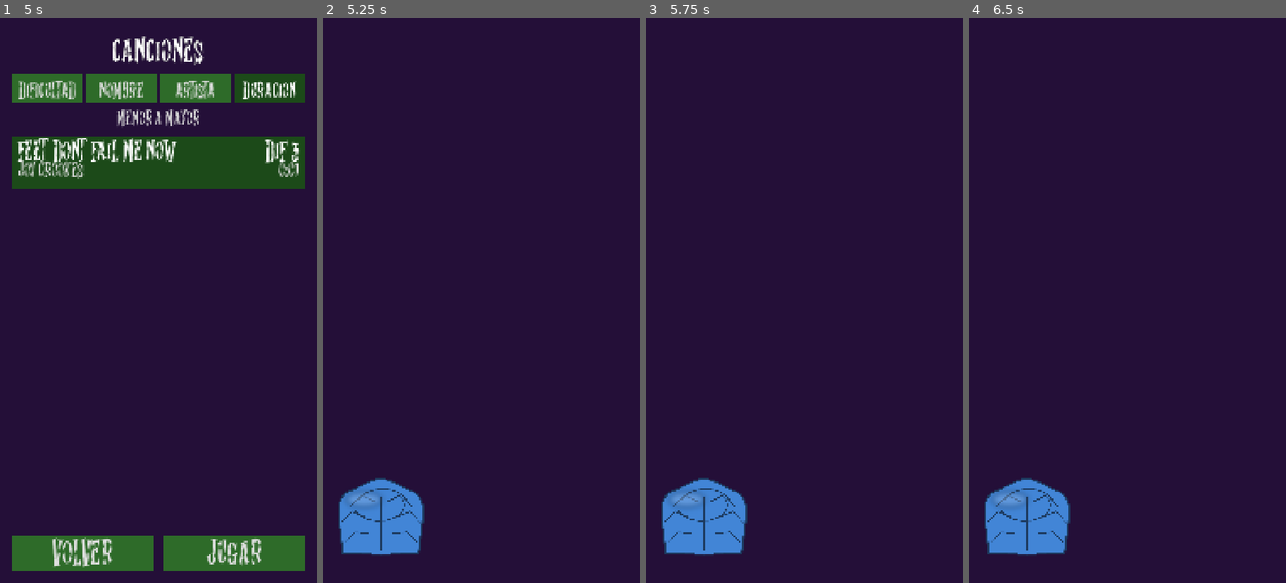
Above: before the commit, frames 1-4 (left to right).
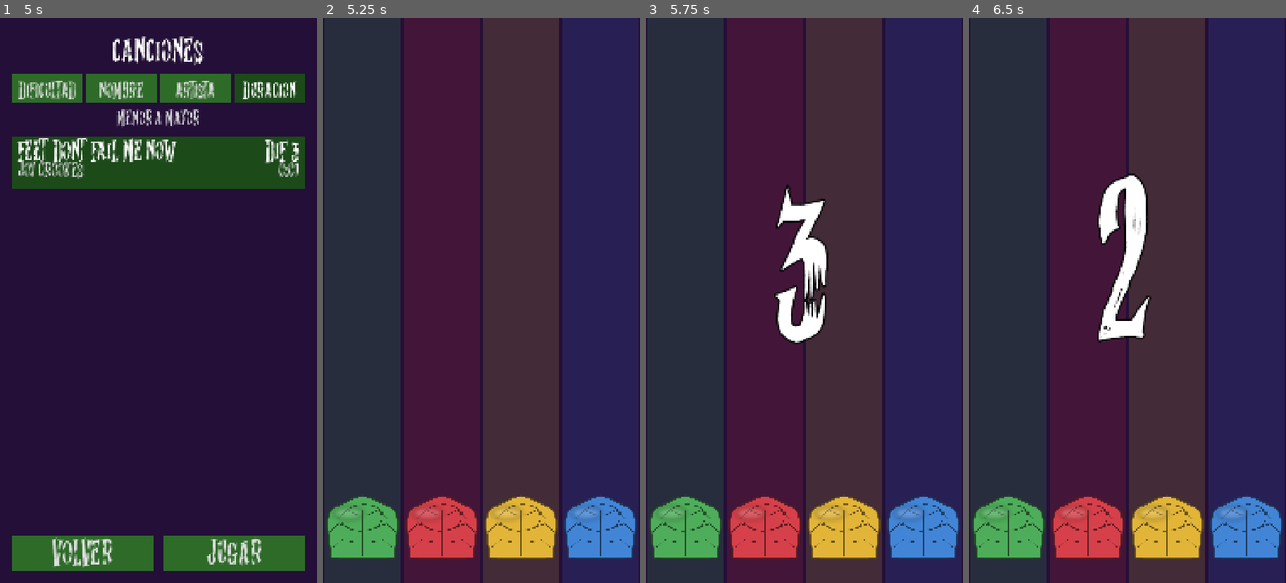
Above: after the commit, the same moments.

Repository: MarioAstorgaH/DancingDeadDystopia
Game: Godot game, scene res://menu/screen_main_menu.tscn
Two runs of this game, one before a commit and one after it. Both use one fixed random seed, a clock stepped at 60 frames per second and the inputs below. Sound files missing from this copy of the repository are replaced by a short silence.
Inputs (mouse positions are in pixels of both pictures, inside the frame that each line leads up to):
- Up to frame 1 (5 s): click "JUGAR" at 0.5 s; click "DIFICULTAD" at 1.25 s; click "NOMBRE" at 2 s; click "ARTISTA" at 2.75 s; click "DURACION" at 3.5 s; click (158, 164) at 4.25 s
- Up to frame 2 (5.25 s): click "JUGAR" at 5 s
- Up to frame 3 (5.75 s): no input
- Up to frame 4 (6.5 s): no input

Frame 1 is identical in both runs. In frame 2, 96% of the frame differs, in the area x 0-100%, y 0-100%; in frame 3, 96%; in frame 4, 96%.
Error before the commit: Parse Error: Could not find type "Hud" in the current scope. (res://game/gameplay.gd:16)

Commit message:
feat(hud): add buttons and rails for gameplay

Diff:
--- a/hud/blue_button.gd
+++ /dev/null
@@ -1,15 +0,0 @@
-extends TouchScreenButton
-
-
-# Called when the node enters the scene tree for the first time.
-func _ready() -> void:
-	pass # Replace with function body.
-
-
-# Called every frame. 'delta' is the elapsed time since the previous frame.
-func _process(delta: float) -> void:
-	pass
-
-
-func _on_pressed() -> void:
-	pass # Replace with function body.
--- /dev/null
+++ b/hud/hud.gd
@@ -0,0 +1,24 @@
+class_name Hud
+extends CanvasLayer
+
+## HUD compartido por todas las canciones: los 4 carriles con sus botones
+## (de izquierda a derecha verde, rojo, amarillo, azul) y la cuenta regresiva.
+
+signal lane_pressed(lane: ChartMapper.Lane)
+signal lane_released(lane: ChartMapper.Lane)
+
+@onready var _countdown: Label = %countdown_label
+
+
+## Muestra el texto de la cuenta regresiva ("3", "2", "1", "YA"); vacío la oculta.
+func show_countdown(text: String) -> void:
+	_countdown.visible = text != ""
+	_countdown.text = text
+
+
+func _on_lane_pressed(lane: ChartMapper.Lane) -> void:
+	lane_pressed.emit(lane)
+
+
+func _on_lane_released(lane: ChartMapper.Lane) -> void:
+	lane_released.emit(lane)
--- a/hud/hud.tscn
+++ b/hud/hud.tscn
@@ -1,12 +1,25 @@
 [gd_scene format=3]
 
-[ext_resource type="Texture2D" uid="uid://bqtmhalx7rt8v" path="res://Assets/Images/Buttons/brain_button_blue.png" id="1_2ca1c"]
-[ext_resource type="Texture2D" uid="uid://0xa14g1wprhc" path="res://Assets/Images/Buttons/brain_button_blue_pressed.png" id="2_af7yb"]
+[ext_resource type="Script" uid="uid://cg3ys8d7342jl" path="res://hud/hud.gd" id="1_hud"]
+[ext_resource type="PackedScene" path="res://hud/lane.tscn" id="2_lane"]
+[ext_resource type="FontFile" uid="uid://8cwrl5m3m2mr" path="res://Assets/Fonts/ghost_shadow/Ghost Shadow.ttf" id="3_font"]
+[ext_resource type="Texture2D" uid="uid://bmpov3ihb4mng" path="res://Assets/Images/Buttons/brain_button_green.png" id="4_green"]
+[ext_resource type="Texture2D" uid="uid://bth5qfgmobjmo" path="res://Assets/Images/Buttons/brain_button_green_pressed.png" id="5_green_pressed"]
+[ext_resource type="Texture2D" uid="uid://b8yu7uwaf8x6k" path="res://Assets/Images/Buttons/brain_button_red.png" id="6_red"]
+[ext_resource type="Texture2D" uid="uid://cbci8y5tc2ga6" path="res://Assets/Images/Buttons/brain_button_red_pressed.png" id="7_red_pressed"]
+[ext_resource type="Texture2D" uid="uid://cabcwgvm74bsv" path="res://Assets/Images/Buttons/brain_button_yellow.png" id="8_yellow"]
+[ext_resource type="Texture2D" uid="uid://6amwul4vjcrw" path="res://Assets/Images/Buttons/brain_button_yellow_pressed.png" id="9_yellow_pressed"]
+[ext_resource type="Texture2D" uid="uid://bqtmhalx7rt8v" path="res://Assets/Images/Buttons/brain_button_blue.png" id="10_blue"]
+[ext_resource type="Texture2D" uid="uid://0xa14g1wprhc" path="res://Assets/Images/Buttons/brain_button_blue_pressed.png" id="11_blue_pressed"]
 
-[sub_resource type="RectangleShape2D" id="RectangleShape2D_brain"]
-size = Vector2(300, 300)
+[sub_resource type="LabelSettings" id="LabelSettings_countdown"]
+font = ExtResource("3_font")
+font_size = 300
+outline_size = 24
+outline_color = Color(0, 0, 0, 1)
 
 [node name="HUD" type="CanvasLayer"]
+script = ExtResource("1_hud")
 
 [node name="hud_root" type="Control" parent="."]
 layout_mode = 3
@@ -17,16 +30,63 @@
 grow_vertical = 2
 mouse_filter = 2
 
-[node name="bottom_left" type="Control" parent="hud_root"]
+[node name="lanes" type="HBoxContainer" parent="hud_root"]
 layout_mode = 1
-anchors_preset = 2
-anchor_top = 1.0
+anchors_preset = 15
+anchor_right = 1.0
 anchor_bottom = 1.0
-grow_vertical = 0
+grow_horizontal = 2
+grow_vertical = 2
 mouse_filter = 2
+theme_override_constants/separation = 0
 
-[node name="TouchScreenButton" type="TouchScreenButton" parent="hud_root/bottom_left" unique_id=781625252]
-position = Vector2(-43, -450)
-texture_normal = ExtResource("1_2ca1c")
-texture_pressed = ExtResource("2_af7yb")
-shape = SubResource("RectangleShape2D_brain")
+[node name="lane_green" parent="hud_root/lanes" instance=ExtResource("2_lane")]
+layout_mode = 2
+lane = 0
+color = Color(0.25, 0.85, 0.35, 1)
+texture_normal = ExtResource("4_green")
+texture_pressed = ExtResource("5_green_pressed")
+
+[node name="lane_red" parent="hud_root/lanes" instance=ExtResource("2_lane")]
+layout_mode = 2
+lane = 1
+color = Color(0.95, 0.25, 0.25, 1)
+texture_normal = ExtResource("6_red")
+texture_pressed = ExtResource("7_red_pressed")
+
+[node name="lane_yellow" parent="hud_root/lanes" instance=ExtResource("2_lane")]
+layout_mode = 2
+lane = 2
+color = Color(0.95, 0.8, 0.2, 1)
+texture_normal = ExtResource("8_yellow")
+texture_pressed = ExtResource("9_yellow_pressed")
+
+[node name="lane_blue" parent="hud_root/lanes" instance=ExtResource("2_lane")]
+layout_mode = 2
+lane = 3
+color = Color(0.25, 0.5, 0.95, 1)
+texture_normal = ExtResource("10_blue")
+texture_pressed = ExtResource("11_blue_pressed")
+
+[node name="countdown_label" type="Label" parent="hud_root"]
+unique_name_in_owner = true
+visible = false
+layout_mode = 1
+anchors_preset = 15
+anchor_right = 1.0
+anchor_bottom = 1.0
+grow_horizontal = 2
+grow_vertical = 2
+text = "3"
+label_settings = SubResource("LabelSettings_countdown")
+horizontal_alignment = 1
+vertical_alignment = 1
+
+[connection signal="pressed" from="hud_root/lanes/lane_green" to="." method="_on_lane_pressed"]
+[connection signal="released" from="hud_root/lanes/lane_green" to="." method="_on_lane_released"]
+[connection signal="pressed" from="hud_root/lanes/lane_red" to="." method="_on_lane_pressed"]
+[connection signal="released" from="hud_root/lanes/lane_red" to="." method="_on_lane_released"]
+[connection signal="pressed" from="hud_root/lanes/lane_yellow" to="." method="_on_lane_pressed"]
+[connection signal="released" from="hud_root/lanes/lane_yellow" to="." method="_on_lane_released"]
+[connection signal="pressed" from="hud_root/lanes/lane_blue" to="." method="_on_lane_pressed"]
+[connection signal="released" from="hud_root/lanes/lane_blue" to="." method="_on_lane_released"]
--- /dev/null
+++ b/hud/lane.gd
@@ -0,0 +1,57 @@
+class_name LaneColumn
+extends Control
+
+## Un carril del HUD: la franja de color y su botón de cerebro abajo.
+## El botón se escala al ancho del carril, así que funciona con cualquier tamaño de pantalla.
+
+signal pressed(lane: ChartMapper.Lane)
+signal released(lane: ChartMapper.Lane)
+
+const BRAIN_CENTER := Vector2(240, 225)  # centro del cerebro dentro de la textura de 480×480
+const BRAIN_SIZE := Vector2(294, 262)
+const BUTTON_FILL := 0.9  # parte del ancho del carril que ocupa el cerebro
+const BOTTOM_MARGIN := 80.0  # espacio bajo el cerebro, para no chocar con la barra de gestos
+const STRIP_ALPHA := 0.15
+const STRIP_PRESSED_ALPHA := 0.35
+
+@export var lane: ChartMapper.Lane
+@export var color := Color.WHITE
+@export var texture_normal: Texture2D
+@export var texture_pressed: Texture2D
+
+@onready var _strip: ColorRect = $strip
+@onready var _button: TouchScreenButton = $button
+
+
+func _ready() -> void:
+	_button.texture_normal = texture_normal
+	_button.texture_pressed = texture_pressed
+	_set_strip_alpha(STRIP_ALPHA)
+	_layout()
+
+
+## Altura (en coordenadas del carril) del centro del cerebro: ahí deben llegar las notas.
+func hit_y() -> float:
+	return _button.position.y + BRAIN_CENTER.y * _button.scale.y
+
+
+func _layout() -> void:
+	# En pantallas anchas (tablets) el carril crece, pero el cerebro no pasa de su tamaño original.
+	var s := minf(size.x * BUTTON_FILL / BRAIN_SIZE.x, 1.0)
+	_button.scale = Vector2(s, s)
+	var center := Vector2(size.x / 2.0, size.y - BOTTOM_MARGIN - BRAIN_SIZE.y / 2.0 * s)
+	_button.position = center - BRAIN_CENTER * s
+
+
+func _set_strip_alpha(alpha: float) -> void:
+	_strip.color = Color(color, alpha)
+
+
+func _on_button_pressed() -> void:
+	_set_strip_alpha(STRIP_PRESSED_ALPHA)
+	pressed.emit(lane)
+
+
+func _on_button_released() -> void:
+	_set_strip_alpha(STRIP_ALPHA)
+	released.emit(lane)
--- /dev/null
+++ b/hud/lane.tscn
@@ -0,0 +1,30 @@
+[gd_scene format=3]
+
+[ext_resource type="Script" uid="uid://bhl5trepiagih" path="res://hud/lane.gd" id="1_lane"]
+
+[sub_resource type="RectangleShape2D" id="RectangleShape2D_brain"]
+size = Vector2(300, 300)
+
+[node name="lane" type="Control"]
+layout_mode = 3
+size_flags_horizontal = 3
+mouse_filter = 2
+script = ExtResource("1_lane")
+
+[node name="strip" type="ColorRect" parent="."]
+layout_mode = 1
+anchors_preset = 15
+anchor_right = 1.0
+anchor_bottom = 1.0
+offset_left = 3.0
+offset_right = -3.0
+grow_horizontal = 2
+grow_vertical = 2
+mouse_filter = 2
+
+[node name="button" type="TouchScreenButton" parent="."]
+shape = SubResource("RectangleShape2D_brain")
+
+[connection signal="resized" from="." to="." method="_layout"]
+[connection signal="pressed" from="button" to="." method="_on_button_pressed"]
+[connection signal="released" from="button" to="." method="_on_button_released"]
Not shown, removed: hud/blue_button.gd.uid
Not shown, added: hud/hud.gd.uid
Not shown, added: hud/lane.gd.uid
